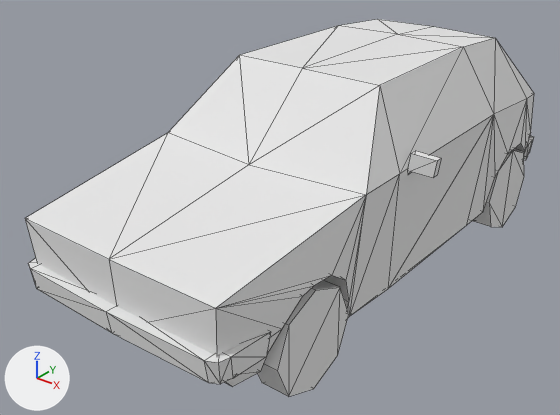
Before and after pictures for a commit that changed the OBJ model Assets/Models/PSX_Style_Cars_by_GGBot_(August2023)/Car 03/Car3.obj.
Both versions are drawn from a camera (50 mm lens) standing at (3.99, -5.78, 3.96) and looking at (-0.26, -0.47, 0.67). Every picture has the same lights, and +X, +Y and +Z are marked at lower left. The older version comes first. Mesh edges are drawn as thin lines. Where no turn or scale is listed for an object, it has been applied to the vertices.

Names of what the first picture shows: 'Car3'.
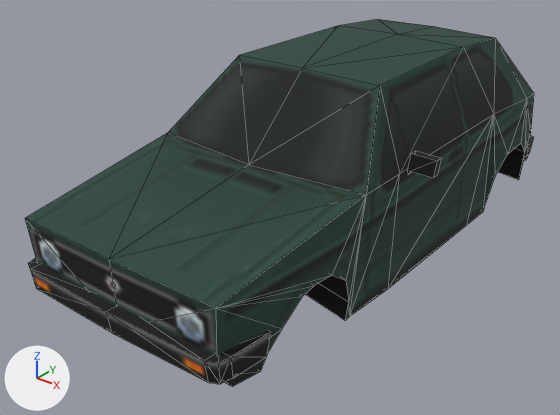
Boxes (x1, y1, x2, y2) around the edits, measured in the pictures (560 x 415 px):
'Car3', surface changed, reshaped (darker)
    before: (25, 19, 534, 397)
    after: (25, 19, 534, 386)
part 1 of me_car3, deleted
    before: (257, 280, 349, 397)
part 2 of me_car3, deleted
    before: (472, 150, 524, 227)

What changed in the scene script:
```text
Add img_car3_png:
    img_car3_png = load_image('Car3.png', 'car3.png', 128, 128, 'sRGB')
Change mat_car3_mat:
    remove mat_car3_mat.base_color = (0.8, 0.8, 0.8)  # white #e7e7e7
    add mat_car3_mat.texture = img_car3_png
    mat_car3_mat.roughness: 1.0 -> 0.895
Change me_car3:
    used by ob_car3; location = (0.0, 0.0, 0.0)
    remove me_car3.from_pydata(...)  # 250 vertices, 329 faces; spans x -1.32..1.32, y -2.83..2.78, z -0.04..2.1
    add me_car3.from_pydata(...)  # 186 vertices, 265 faces; spans x -1.32..1.32, y -2.83..2.78, z 0.31..2.1
    me_car3 part 1: the loose piece of 16 vertices spanning x 0.84..1.11, y -2.22..-1.29, z -0.04..0.89 is deleted
    me_car3 part 2: the loose piece of 16 vertices spanning x 0.82..1.09, y 1.37..2.3, z -0.04..0.89 is deleted
    other edits to the shape of me_car3 do not show in these pictures
```
